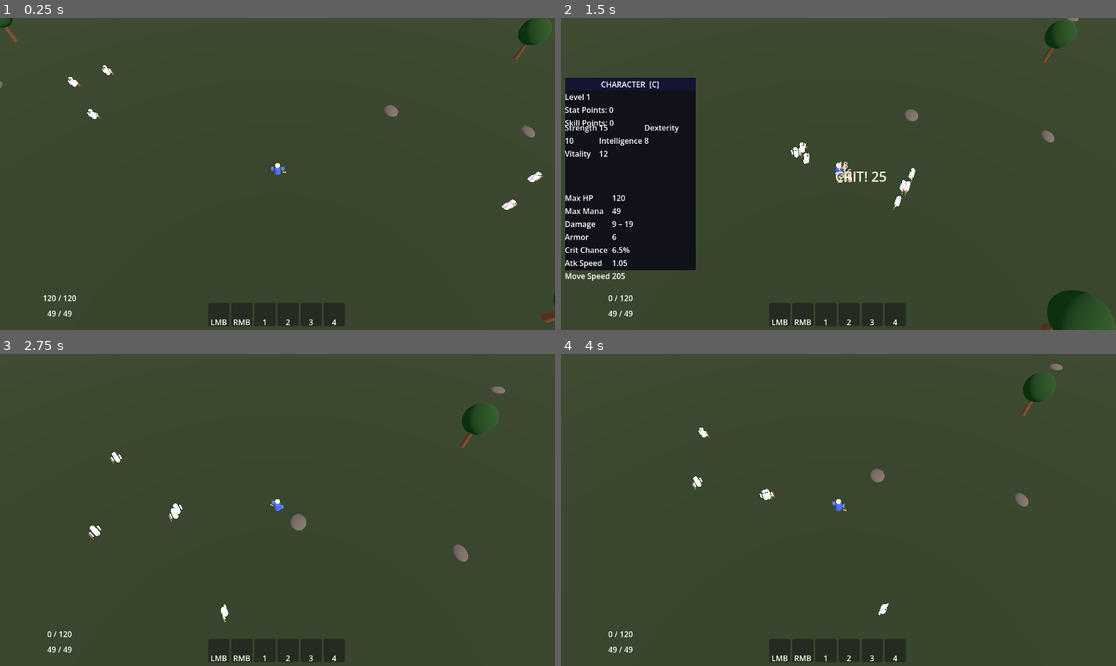
Above: before the commit, frames 1-4 (two rows, left to right).
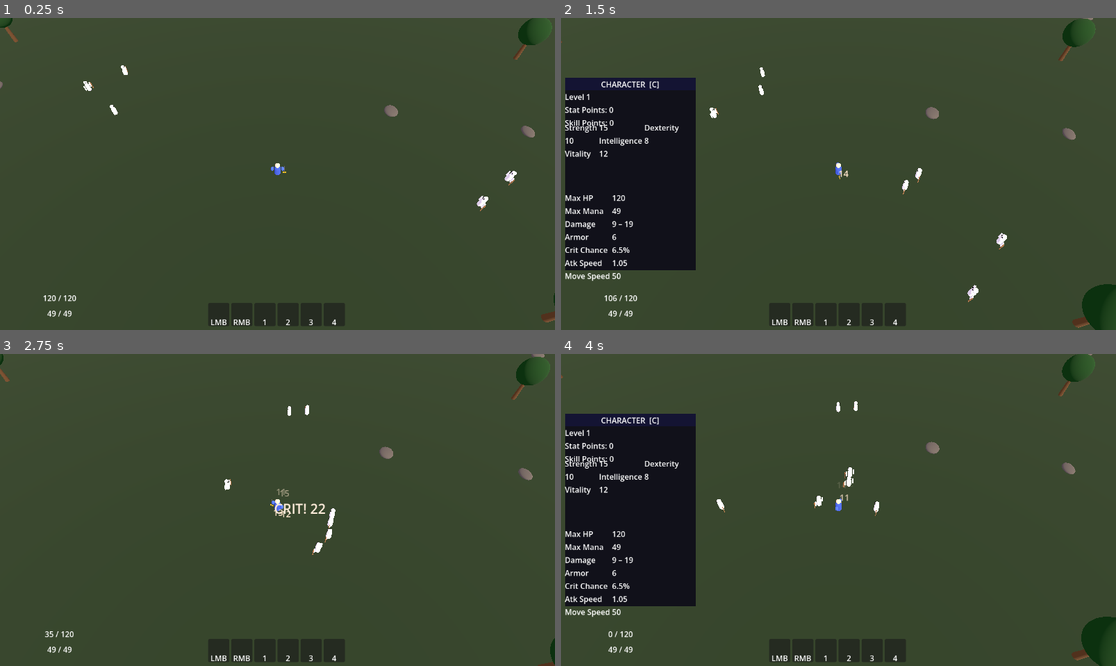
Above: after the commit, the same moments.

Repository: 8bLoN/AlphRPG
Game: Godot game, scene res://scenes/world/MainScene.tscn
Same seed, same stepped clock (60 frames per second), same inputs: the game is played once before the commit and once after it.
Inputs (mouse positions are in pixels of both pictures, inside the frame that each line leads up to):
- Up to frame 1 (0.25 s): no input
- Up to frame 2 (1.5 s): move the mouse to (960, 158) at 0.52 s; hold C (toggle_character) 0.53-1.25 s; click (960, 158) at 0.67 s; drag from (727, 189) to (810, 236) at 1.27 s
- Up to frame 3 (2.75 s): move the mouse to (333, 441) at 2.02 s; hold C (toggle_character) from 2.03 s (still down); click (333, 441) at 2.17 s
- Up to frame 4 (4 s): release C (toggle_character) at 2.75 s; drag from (810, 572) to (672, 463) at 2.77 s; move the mouse to (1005, 556) at 3.52 s; hold C (toggle_character) from 3.53 s (still down); click (1005, 556) at 3.67 s

The runs differ from the first frame. In frame 1, 0.4% of the frame differs, in the area x 12-98%, y 15-62%; in frame 2, 2.8%; in frame 3, 1.7%; in frame 4, 16%, in the area x 0-100%, y 0-100%.

Commit message:
Balance pass: reduce movement speed, enemy damage, aggro radius
CharacterStats:
- movement_speed base: 200+dex*0.5 → dex*5.0 (player DEX=10 → 5m/s was 20m/s)
  Enemies now set speed purely via flat modifier, no hidden 200 base

skeleton_basic.tres:
- movement_speed: 130→40  (total 4m/s was 33m/s — a literal rocket)
- base_damage_min/max: 6/12 → 3/6  (half damage)
- attack_speed flat: 1.0→0.0  (1 atk/sec total was 2 atk/sec)
- aggro_radius: 280→120  (12m, spawners are 23-25m away — no instant aggro)
- deaggro_radius: 450→200

EnemySpawner:
- spawn_radius: 64→4 (enemies were spawning up to 64m away, potentially on player)

Co-Authored-By: Claude Sonnet 4.6 <noreply@anthropic.com>

Diff:
--- a/data/enemies/skeleton_basic.tres
+++ b/data/enemies/skeleton_basic.tres
@@ -10,13 +10,13 @@
 archetype = 0
 base_hp = 80.0
 hp_per_level = 15.0
-base_damage_min = 6.0
-base_damage_max = 12.0
-damage_per_level = 2.0
+base_damage_min = 3.0
+base_damage_max = 6.0
+damage_per_level = 1.5
 base_armor = 4.0
 armor_per_level = 0.8
-movement_speed = 130.0
-attack_speed = 1.0
+movement_speed = 40.0
+attack_speed = 0.0
 base_resistances = {
 "fire_resistance": 0.0,
 "cold_resistance": 0.0,
@@ -30,8 +30,8 @@
 loot_table_id = "undead_enemy"
 loot_count_min = 0
 loot_count_max = 2
-aggro_radius = 280.0
-deaggro_radius = 450.0
+aggro_radius = 120.0
+deaggro_radius = 200.0
 attack_range = 55.0
 preferred_distance = 0.0
 skill_ids = []
--- a/scripts/characters/CharacterStats.gd
+++ b/scripts/characters/CharacterStats.gd
@@ -370,8 +370,9 @@
 			return 1.0 + dexterity * 0.005
 
 		"movement_speed":
-			# Pixels per second.
-			return 200.0 + dexterity * 0.5
+			# World units per second (multiply by WORLD_SCALE=0.1 in MoveState).
+			# Pure DEX scaling so enemies can be set independently via flat modifiers.
+			return dexterity * 5.0
 
 		"hp_regen":
 			# HP per second. Minor but noticeable out of combat.
--- a/scripts/world/EnemySpawner.gd
+++ b/scripts/world/EnemySpawner.gd
@@ -26,8 +26,8 @@
 ## Seconds between respawn attempts (0 = no respawn).
 @export var respawn_time: float = 30.0
 
-## Radius around this node where enemies can appear.
-@export var spawn_radius: float = 64.0
+## Radius around this node where enemies can appear (3D world units).
+@export var spawn_radius: float = 4.0
 
 # ─── State ────────────────────────────────────────────────────────────────────
 
